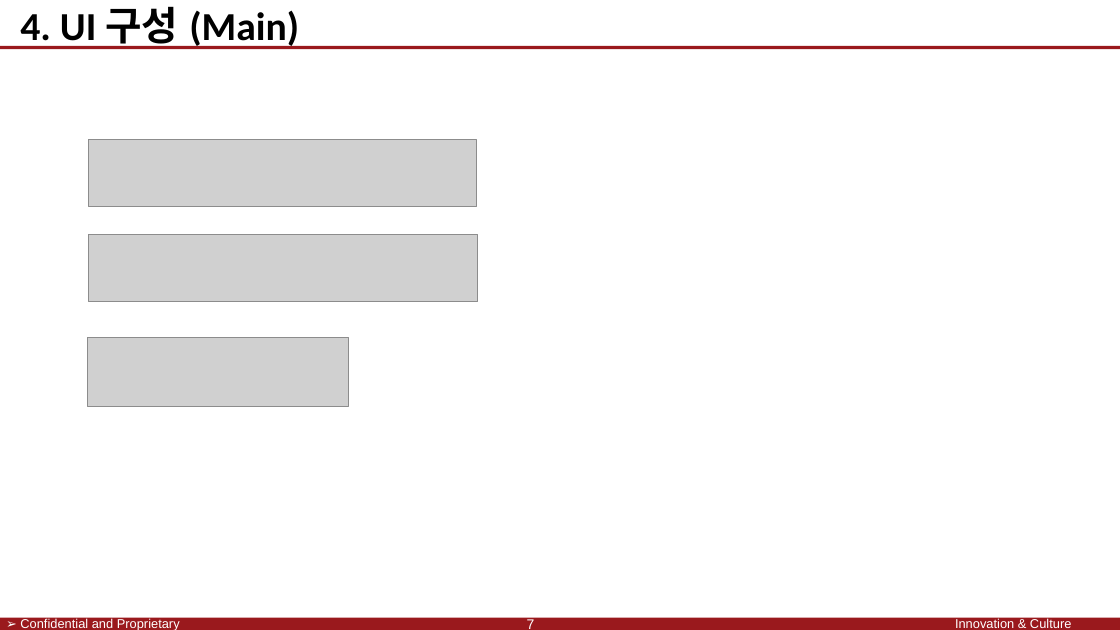
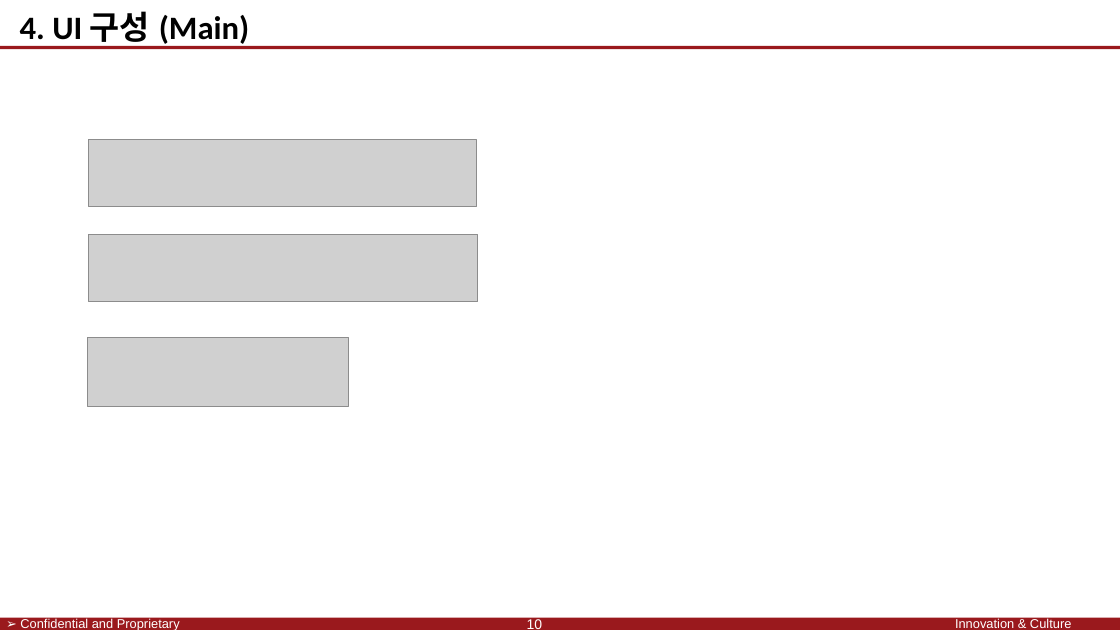
Before and after one commit to SaintSeong/JusungProject, a slide deck: slide 10 of A조 발표.pptx (slide 7 before the commit). Drawn at 1120x630 pixels with LibreOffice and Linux fonts; fonts in the diff are those of the drawing; grey boxes stand for pictures; background and template pictures are left out. Boxes give left, top, right and bottom in pixels: in the first picture for what was removed or moved away, otherwise in the second. Text is boxed around its words. In the diff, an @@ line names an element or a change of style, - is before the commit and + after.

```diff
--- a/A조 발표.pptx
+++ b/A조 발표.pptx
@@ text "4. UI 구성 (Main)" at [20, 11, 249, 48]: size 34 to 28 pt @@
@@ page number at [527, 619, 543, 629]: text changed @@
-7
+10
```
Also in this commit, not shown: 10 other slides changed, 3 slides added, 1 other file.
